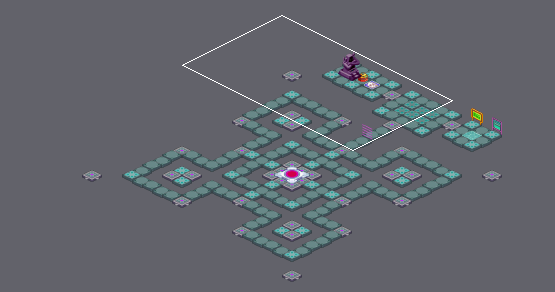
Tiled map -- areas/SubNet0.tmx. Above, an overview of the earlier version with the close-up marked.
Close-up. The starting point:
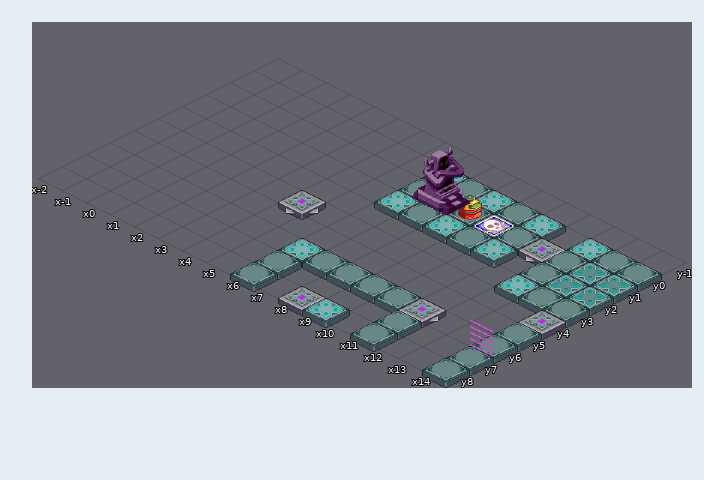
Cells are 64x32 px. Isometric: x runs down to the right, y down to the left. Shown: x -2..14, y -1..8.
Now the later version:
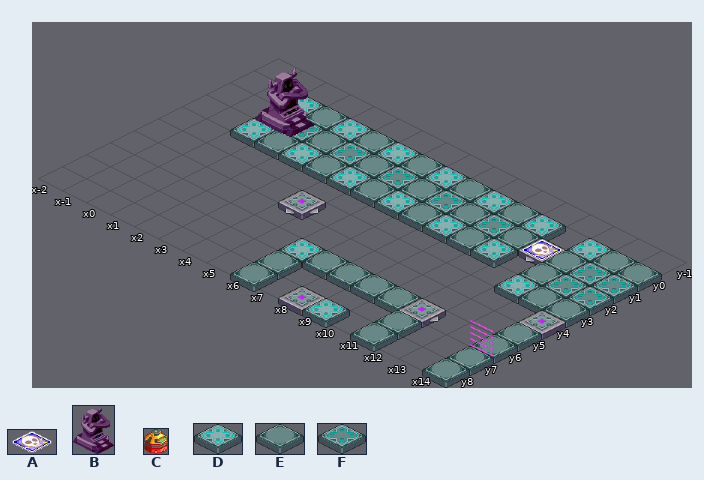
Key: from "EXE6 boss markers": A 6; from "UndernetStatue": B 0; from "battlemachine_dendome_exe4": C 1 flipped left-right; from "simple-graveyard-tiles-64-40": D 2, E 3, F 7.
_ is an empty cell, . an unchanged one.
Objects are placed by the point they stand on, in cells (3,4 is the top-left corner of cell 3,4); size is 1x1 cell unless given.
The exact change:
--- layer "Ground1"
@@ x 0..5 @@
- 0 ______
- 1 ______
- 2 ______
+ 0 DEDEDE
+ 1 EFEFEF
+ 2 DEDEDE
--- layer "Ground1 #2"
-A at 9,1
+A at 11,1
-B at 7.5,2 size 1.2x2.9
+B at 1,2 size 1.2x2.9
-C "RebattleBosses" at 8.8,1.8 size 0.5x1
Pixel boxes of the changes (left, top, right, bottom) in both close-ups:
changed: (230, 68, 514, 237)
